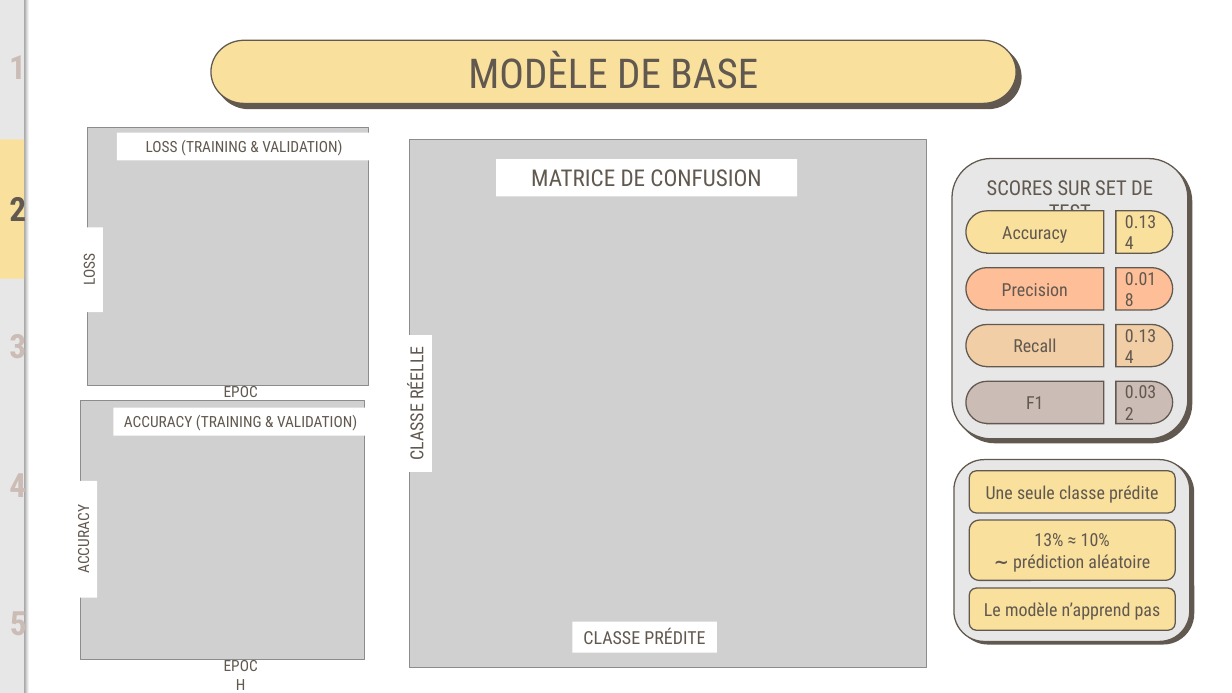
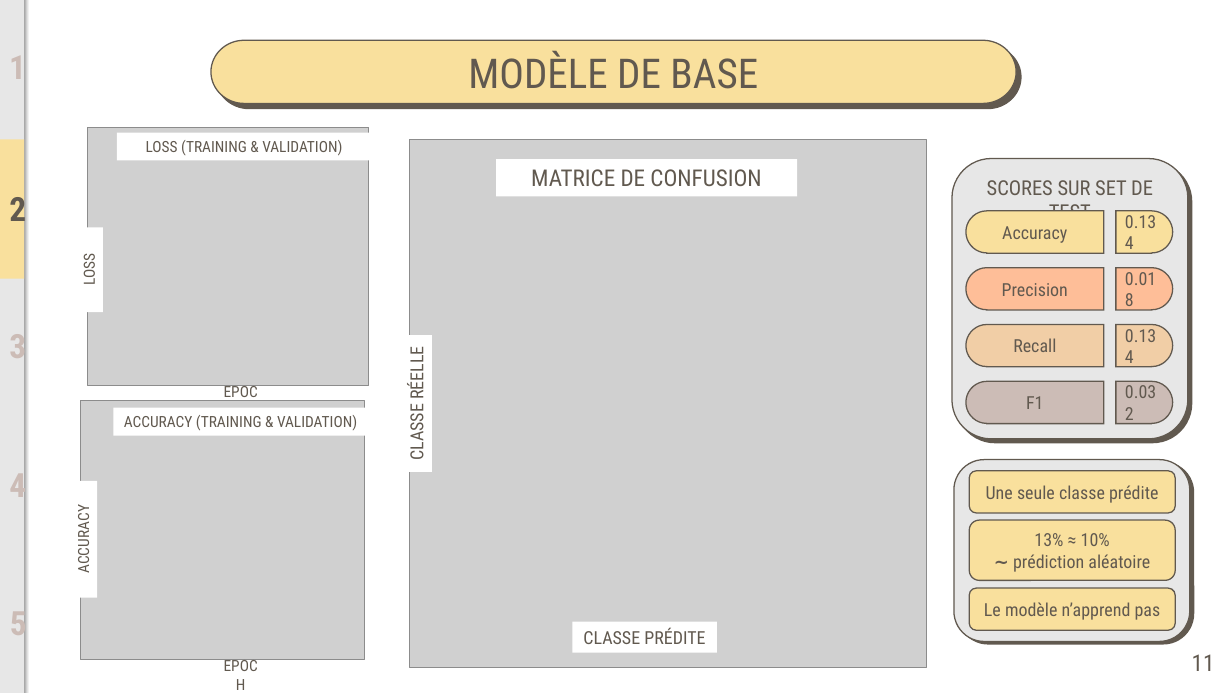
Before and after one commit to BiGHeaDMaX/Identifier-Races-Chiens-avec-TensorFlow, a slide deck: slide 11 of 05 - Présentation.pptx. Drawn at 1232x693 pixels with LibreOffice and Linux fonts; fonts in the diff are those of the drawing; grey boxes stand for pictures. Boxes give left, top, right and bottom in pixels: in the first picture for what was removed or moved away, otherwise in the second. Text is boxed around its words. In the diff, an @@ line names an element or a change of style, - is before the commit and + after.

```diff
--- a/05 - Présentation.pptx
+++ b/05 - Présentation.pptx
@@ page number added at [1192,654,1215,671], 18 pt, text #61594F @@
+11
```
Also in this commit, not shown: 20 other slides changed.
